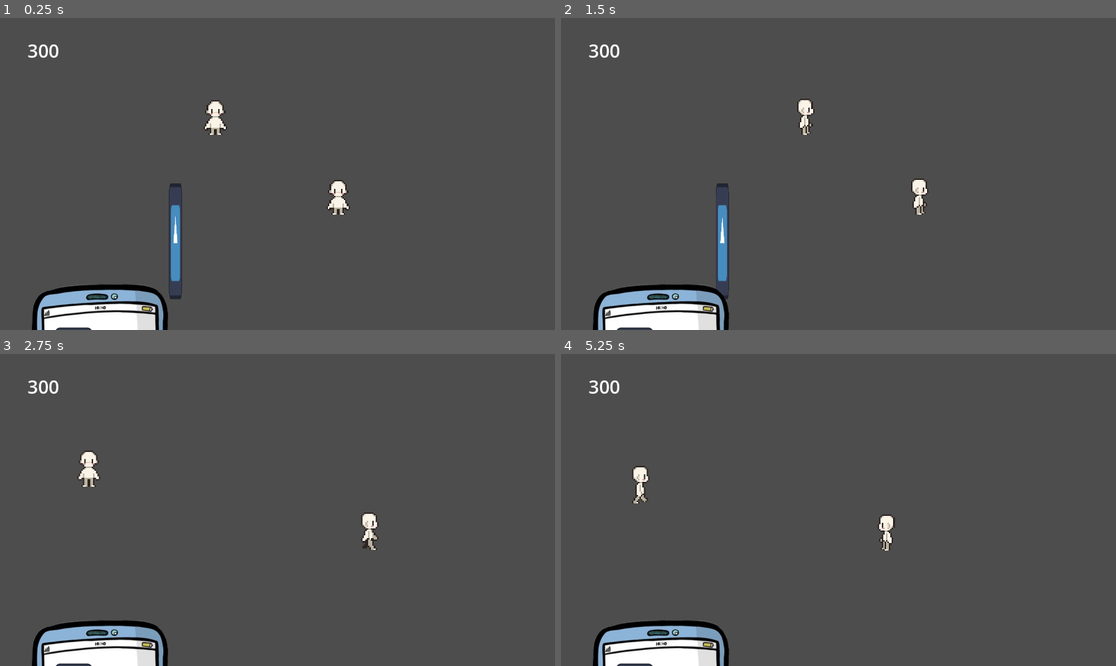
Above: before the commit, frames 1-4 (two rows, left to right).
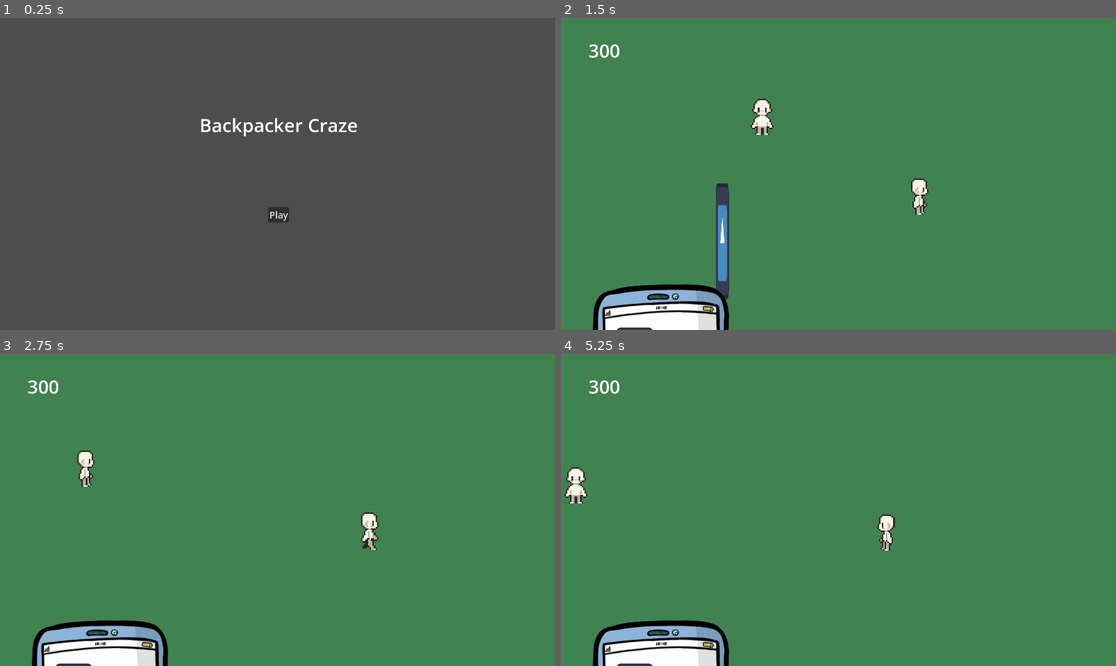
Above: after the commit, the same moments.

Repository: GiFlorin/backpacker-craze
Game: Godot game, scene res://Assets/UI/main_menu.tscn
The game is run twice, just before and just after one commit, with the same random seed, the same clock (stepped at 60 frames per second) and the same inputs. Before the commit the project starts from res://Assets/Features/Destinations/tests/du_1.tscn. The engine's default icon, where the game draws it, is replaced by a stand-in: a white triangle on a blue panel in a dark square.
Inputs (mouse positions are in pixels of both pictures, inside the frame that each line leads up to):
- Up to frame 1 (0.25 s): no input
- Up to frame 2 (1.5 s): click (838, 214) at 0.5 s, where only the run after the commit has a clickable "Play"; move the mouse to (960, 158) at 1.27 s; hold D (Right) from 1.28 s (still down); tap E (Interaction) at 1.35 s
- Up to frame 3 (2.75 s): keep holding D (Right); tap Up (Up) at 1.52, 2.27 s; move the mouse to (166, 525) at 2.02 s; tap E (Interaction) at 2.1 s
- Up to frame 4 (5.25 s): move the mouse to (894, 441) at 2.77 s; release D (Right) at 2.78 s; hold A (Left) 2.78-3.53 s; hold Ctrl (Run) 2.78-3.53 s; tap E (Interaction) at 3.05, 3.6, 4.35 s; move the mouse to (810, 572) at 3.52 s; hold D (Right) 3.53-5.03 s; tap Up (Up) at 3.77, 4.52 s; move the mouse to (1005, 556) at 4.27 s; move the mouse to (672, 463) at 5.02 s; hold A (Left) from 5.03 s (still down); tap Ctrl (Run) at 5.1 s

The runs differ from the first frame. In frame 1, 5.1% of the frame differs, in the area x 5-65%, y 8-100%; in frame 2, 95%; in frame 3, 96%; in frame 4, 96%, in the area x 0-100%, y 0-100%.

Commit message:
small talk npc feature and clouds transition

Diff:
--- a/Assets/Core/game_manager/game_manager.gd
+++ b/Assets/Core/game_manager/game_manager.gd
@@ -9,4 +9,7 @@
 var previous_scene: String = ""
 var player_position: Vector2 = Vector2.ZERO
 
-# NPC relationship levels
+# NPC relationship levels 0-3
+var test_npc_rel: int = 0
+
+# jobs and tasks complete
--- /dev/null
+++ b/Assets/Core/map/destinations.gd
@@ -0,0 +1,11 @@
+extends Node2D
+
+
+# Called when the node enters the scene tree for the first time.
+func _ready() -> void:
+	pass # Replace with function body.
+
+
+# Called every frame. 'delta' is the elapsed time since the previous frame.
+func _process(delta: float) -> void:
+	pass
--- a/Assets/Core/map/map_scene.tscn
+++ b/Assets/Core/map/map_scene.tscn
@@ -1,6 +1,7 @@
 [gd_scene format=3 uid="uid://bveo842epkipk"]
 
 [ext_resource type="Texture2D" uid="uid://bf2x7uxb7f5yx" path="res://Assets/Core/map/comon-worldmap.jpg" id="1_c520u"]
+[ext_resource type="Script" uid="uid://cm6fuju7bxad5" path="res://Assets/Core/map/destinations.gd" id="2_k2vqb"]
 [ext_resource type="Texture2D" uid="uid://7q8nimwtc8d4" path="res://Assets/Shared/icon.svg" id="2_ujw0f"]
 [ext_resource type="Texture2D" uid="uid://dylf6buecphv2" path="res://Assets/Features/Player/top-down/16x32 All Animations-Sheet.png" id="3_nkmo8"]
 [ext_resource type="Script" uid="uid://entquc32ol3h" path="res://Assets/Core/map/go_back_button.gd" id="4_nkmo8"]
@@ -25,6 +26,7 @@
 points = PackedVector2Array(103, -222, -1197, -64)
 
 [node name="destinations" type="Node2D" parent="." unique_id=1620455962]
+script = ExtResource("2_k2vqb")
 
 [node name="Dest1" type="TextureButton" parent="destinations" unique_id=1428860303]
 offset_left = 153.0
--- a/Assets/Core/scene_transition/scene_transition.gd
+++ b/Assets/Core/scene_transition/scene_transition.gd
@@ -1,7 +1,22 @@
 extends CanvasLayer
 
-func change_scene(target: String) -> void:
+func change_scene(target: String, animation: String = 'dissolve') -> void:
+	match animation:
+		'dissolve':
+			dissolve_transition(target)
+		'clouds':
+			clouds_transition(target)
+		_:
+			get_tree().change_scene_to_file(target)
+
+func dissolve_transition(target: String):
 	$AnimationPlayer.play("dissolve")
 	await $AnimationPlayer.animation_finished
 	get_tree().change_scene_to_file(target)
 	$AnimationPlayer.play_backwards("dissolve")
+
+func clouds_transition(target: String):
+	$AnimationPlayer.play("clouds_in")
+	await $AnimationPlayer.animation_finished
+	get_tree().change_scene_to_file(target)
+	$AnimationPlayer.play("clouds_out")
--- a/Assets/Core/scene_transition/scene_transition.tscn
+++ b/Assets/Core/scene_transition/scene_transition.tscn
@@ -1,6 +1,8 @@
 [gd_scene format=3 uid="uid://x4ksrb34p7a1"]
 
 [ext_resource type="Script" uid="uid://je7lonerrpo0" path="res://Assets/Core/scene_transition/scene_transition.gd" id="1_fn0bf"]
+[ext_resource type="Texture2D" uid="uid://cud7d3cx385n1" path="res://Assets/Core/scene_transition/cloud.png" id="2_bxdlu"]
+[ext_resource type="Texture2D" uid="uid://l4vycv0ksfxh" path="res://Assets/Core/scene_transition/transition_screen.png" id="3_gfdh2"]
 
 [sub_resource type="Animation" id="Animation_jovso"]
 resource_name = "RESET"
@@ -16,6 +18,50 @@
 "transitions": PackedFloat32Array(1),
 "update": 0,
 "values": [Color(1, 1, 1, 0)]
+}
+tracks/1/type = "value"
+tracks/1/imported = false
+tracks/1/enabled = true
+tracks/1/path = NodePath("clouds:position")
+tracks/1/interp = 1
+tracks/1/loop_wrap = true
+tracks/1/keys = {
+"times": PackedFloat32Array(0),
+"transitions": PackedFloat32Array(1),
+"update": 0,
+"values": [Vector2(0, 0)]
+}
+
+[sub_resource type="Animation" id="Animation_bptj3"]
+resource_name = "clouds_in"
+length = 0.3
+tracks/0/type = "value"
+tracks/0/imported = false
+tracks/0/enabled = true
+tracks/0/path = NodePath("clouds:position")
+tracks/0/interp = 1
+tracks/0/loop_wrap = true
+tracks/0/keys = {
+"times": PackedFloat32Array(0, 0.3),
+"transitions": PackedFloat32Array(1, 1),
+"update": 0,
+"values": [Vector2(0, 0), Vector2(0, 1543)]
+}
+
+[sub_resource type="Animation" id="Animation_nvp6p"]
+resource_name = "clouds_out"
+length = 0.3
+tracks/0/type = "value"
+tracks/0/imported = false
+tracks/0/enabled = true
+tracks/0/path = NodePath("clouds:position")
+tracks/0/interp = 1
+tracks/0/loop_wrap = true
+tracks/0/keys = {
+"times": PackedFloat32Array(0, 0.3),
+"transitions": PackedFloat32Array(1, 1),
+"update": 0,
+"values": [Vector2(0, 1543), Vector2(0, 3259)]
 }
 
 [sub_resource type="Animation" id="Animation_d0330"]
@@ -37,6 +83,8 @@
 [sub_resource type="AnimationLibrary" id="AnimationLibrary_qntqn"]
 _data = {
 &"RESET": SubResource("Animation_jovso"),
+&"clouds_in": SubResource("Animation_bptj3"),
+&"clouds_out": SubResource("Animation_nvp6p"),
 &"dissolve": SubResource("Animation_d0330")
 }
 
@@ -57,3 +105,42 @@
 
 [node name="AnimationPlayer" type="AnimationPlayer" parent="." unique_id=1530656843]
 libraries/ = SubResource("AnimationLibrary_qntqn")
+
+[node name="clouds" type="Node2D" parent="." unique_id=2129251046]
+
+[node name="Cloud" type="Sprite2D" parent="clouds" unique_id=1785359948]
+position = Vector2(1126, -360)
+scale = Vector2(2, 2)
+texture = ExtResource("2_bxdlu")
+
+[node name="TransitionScreen" type="Sprite2D" parent="clouds" unique_id=521131384]
+position = Vector2(957.00006, -975)
+scale = Vector2(3, 3)
+texture = ExtResource("3_gfdh2")
+
+[node name="Cloud2" type="Sprite2D" parent="clouds" unique_id=1849925957]
+position = Vector2(1384, -169)
+texture = ExtResource("2_bxdlu")
+
+[node name="Cloud3" type="Sprite2D" parent="clouds" unique_id=699830126]
+position = Vector2(257, -248)
+scale = Vector2(2.5, 2.5)
+texture = ExtResource("2_bxdlu")
+
+[node name="Cloud4" type="Sprite2D" parent="clouds" unique_id=364946457]
+position = Vector2(470, -271)
+texture = ExtResource("2_bxdlu")
+
+[node name="Cloud5" type="Sprite2D" parent="clouds" unique_id=582861371]
+position = Vector2(351, -1832)
+texture = ExtResource("2_bxdlu")
+
+[node name="Cloud6" type="Sprite2D" parent="clouds" unique_id=1982003326]
+position = Vector2(1170, -1950)
+scale = Vector2(3, 3)
+texture = ExtResource("2_bxdlu")
+
+[node name="Cloud7" type="Sprite2D" parent="clouds" unique_id=1129322620]
+position = Vector2(1297, -1777)
+scale = Vector2(2, 2)
+texture = ExtResource("2_bxdlu")
--- a/Assets/Features/Destinations/tests/du_1.tscn
+++ b/Assets/Features/Destinations/tests/du_1.tscn
@@ -4,13 +4,25 @@
 [ext_resource type="PackedScene" uid="uid://cfw8yi70insj3" path="res://Assets/Features/Player/top-down/player_top_down.tscn" id="3_34r65"]
 [ext_resource type="PackedScene" uid="uid://c05w6fpga42ua" path="res://Assets/Features/NPCs/test_NPC/test_NPC.tscn" id="4_koavb"]
 [ext_resource type="Texture2D" uid="uid://7q8nimwtc8d4" path="res://Assets/Shared/icon.svg" id="4_wcbp4"]
+[ext_resource type="AudioStream" uid="uid://d1iyohvh2s85n" path="res://Assets/Shared/Entombed in Frost ver.5 test.wav" id="5_jrfnj"]
 
 [node name="du_1" type="Node2D" unique_id=1763371090]
+
+[node name="ColorRect" type="ColorRect" parent="." unique_id=1545888146]
+z_index = -1
+offset_left = -4870.0
+offset_top = -4955.0
+offset_right = 7542.0
+offset_bottom = 3964.0
+color = Color(0.25434595, 0.5094617, 0.3175112, 1)
 
 [node name="GUI" parent="." unique_id=1760749710 instance=ExtResource("2_jrfnj")]
 
 [node name="y-sort" type="Node2D" parent="." unique_id=1620348064]
 y_sort_enabled = true
+
+[node name="TestNpc" parent="y-sort" unique_id=56760943 instance=ExtResource("4_koavb")]
+position = Vector2(-215, -149)
 
 [node name="player_top_down" parent="y-sort" unique_id=409976025 instance=ExtResource("3_34r65")]
 position = Vector2(210, 127)
@@ -25,5 +37,6 @@
 texture = ExtResource("4_wcbp4")
 offset = Vector2(2.7953491, -64.01081)
 
-[node name="TestNpc" parent="." unique_id=56760943 instance=ExtResource("4_koavb")]
-position = Vector2(-215, -149)
+[node name="AudioStreamPlayer" type="AudioStreamPlayer2D" parent="." unique_id=754420329]
+stream = ExtResource("5_jrfnj")
+autoplay = true
--- /dev/null
+++ b/Assets/Features/Dialogue_scenes/dialogue_scene.tscn
@@ -0,0 +1,49 @@
+[gd_scene format=3 uid="uid://ctti1ly30v3p6"]
+
+[ext_resource type="Texture2D" uid="uid://7q8nimwtc8d4" path="res://Assets/Shared/icon.svg" id="1_gbyjl"]
+
+[node name="dialogue_scene" type="Control" unique_id=2140424657]
+layout_mode = 3
+anchors_preset = 0
+
+[node name="backgrounds" type="Node2D" parent="." unique_id=24608802]
+
+[node name="player_sprite" type="Node2D" parent="." unique_id=1117874436]
+
+[node name="npc_sprite" type="Node2D" parent="." unique_id=1349788039]
+
+[node name="dialogue_box" type="Control" parent="." unique_id=2116486727]
+anchors_preset = 0
+offset_right = 40.0
+offset_bottom = 40.0
+
+[node name="NinePatchRect" type="NinePatchRect" parent="dialogue_box" unique_id=2108500493]
+layout_mode = 0
+offset_left = -902.0
+offset_top = 114.0
+offset_right = 906.0
+offset_bottom = 491.0
+texture = ExtResource("1_gbyjl")
+
+[node name="name" type="RichTextLabel" parent="dialogue_box/NinePatchRect" unique_id=492383467]
+layout_mode = 1
+anchors_preset = -1
+anchor_right = 0.034
+anchor_bottom = 0.053000003
+offset_left = 87.0
+offset_top = 11.0
+offset_right = 342.52798
+offset_bottom = 96.019
+theme_override_font_sizes/normal_font_size = 64
+text = "name"
+
+[node name="text" type="RichTextLabel" parent="dialogue_box/NinePatchRect" unique_id=1131128038]
+layout_mode = 0
+offset_left = 89.0
+offset_top = 97.0
+offset_right = 223.0
+offset_bottom = 185.0
+theme_override_font_sizes/normal_font_size = 32
+text = "hello!"
+
+[node name="Camera2D" type="Camera2D" parent="." unique_id=932320669]
--- a/Assets/Features/NPCs/Dialogue/dialogue.tscn
+++ /dev/null
@@ -1,14 +0,0 @@
-[gd_scene format=3 uid="uid://8xfdssj8seon"]
-
-[node name="Dialogue" type="Control" unique_id=1369785993]
-layout_mode = 3
-anchors_preset = 15
-anchor_right = 1.0
-anchor_bottom = 1.0
-grow_horizontal = 2
-grow_vertical = 2
-
-[node name="NinePatchRect" type="NinePatchRect" parent="." unique_id=1302491801]
-layout_mode = 0
-offset_right = 40.0
-offset_bottom = 40.0
--- /dev/null
+++ b/Assets/Features/NPCs/Dialogue/dialogue_options.gd
@@ -0,0 +1,10 @@
+extends Node
+
+var texts = ["Hello!!",
+	"Good Morning!",
+	"How are you?"
+]
+
+func choose_text():
+	texts.shuffle()
+	return texts.front()
--- /dev/null
+++ b/Assets/Features/NPCs/Dialogue/small_dialogue.gd
@@ -0,0 +1,18 @@
+extends Control
+@onready var text_label: RichTextLabel = $NinePatchRect/RichTextLabel
+@onready var dialogue_options: Node = $dialogue_options
+
+# Called when the node enters the scene tree for the first time.
+func _ready() -> void:
+	visible = false
+
+# Called every frame. 'delta' is the elapsed time since the previous frame.
+func _process(delta: float) -> void:
+	pass
+
+func open_chat():
+	visible = true
+	text_label.text = dialogue_options.choose_text()
+
+func close_chat():
+	visible = false
--- /dev/null
+++ b/Assets/Features/NPCs/Dialogue/small_dialogue.tscn
@@ -0,0 +1,35 @@
+[gd_scene format=3 uid="uid://8xfdssj8seon"]
+
+[ext_resource type="Script" uid="uid://ctliftpkyv2cl" path="res://Assets/Features/NPCs/Dialogue/dialogue_options.gd" id="1_dygic"]
+[ext_resource type="Script" uid="uid://cb03l346jnltk" path="res://Assets/Features/NPCs/Dialogue/small_dialogue.gd" id="1_htyfg"]
+[ext_resource type="Texture2D" uid="uid://7q8nimwtc8d4" path="res://Assets/Shared/icon.svg" id="1_nfkxm"]
+
+[node name="Dialogue" type="Control" unique_id=1369785993]
+layout_mode = 3
+anchors_preset = 15
+anchor_right = 1.0
+anchor_bottom = 1.0
+grow_horizontal = 2
+grow_vertical = 2
+script = ExtResource("1_htyfg")
+
+[node name="NinePatchRect" type="NinePatchRect" parent="." unique_id=1302491801]
+layout_mode = 0
+offset_left = -97.0
+offset_top = -99.0
+offset_right = 101.0
+offset_bottom = -5.0
+texture = ExtResource("1_nfkxm")
+
+[node name="RichTextLabel" type="RichTextLabel" parent="NinePatchRect" unique_id=1529801288]
+layout_mode = 1
+anchors_preset = -1
+anchor_right = 0.101
+offset_left = 20.0
+offset_top = 14.0
+offset_right = 161.002
+offset_bottom = 83.0
+text = "text text text"
+
+[node name="dialogue_options" type="Node" parent="." unique_id=622021927]
+script = ExtResource("1_dygic")
--- a/Assets/Features/NPCs/test_NPC/test_NPC.tscn
+++ b/Assets/Features/NPCs/test_NPC/test_NPC.tscn
@@ -2,6 +2,7 @@
 
 [ext_resource type="Texture2D" uid="uid://dylf6buecphv2" path="res://Assets/Features/Player/top-down/16x32 All Animations-Sheet.png" id="1_7h0l3"]
 [ext_resource type="Script" uid="uid://c7bus7cn577hl" path="res://Assets/Features/NPCs/test_NPC/test_npc.gd" id="1_7l48l"]
+[ext_resource type="PackedScene" uid="uid://8xfdssj8seon" path="res://Assets/Features/NPCs/Dialogue/small_dialogue.tscn" id="3_f6hga"]
 
 [sub_resource type="AtlasTexture" id="AtlasTexture_kuldf"]
 atlas = ExtResource("1_7h0l3")
@@ -202,7 +203,7 @@
 height = 96.0
 
 [sub_resource type="CircleShape2D" id="CircleShape2D_l26g2"]
-radius = 136.29747
+radius = 163.0276
 
 [node name="TestNpc" type="CharacterBody2D" unique_id=56760943]
 script = ExtResource("1_7l48l")
@@ -227,6 +228,23 @@
 [node name="Timer" type="Timer" parent="." unique_id=1030227786]
 autostart = true
 
+[node name="Dialogue" parent="." unique_id=1369785993 instance=ExtResource("3_f6hga")]
+offset_top = -119.0
+offset_bottom = -119.0
+
+[node name="interactable_icon" type="ColorRect" parent="." unique_id=517379918]
+offset_left = -20.0
+offset_top = -164.0
+offset_right = 20.0
+offset_bottom = -124.0
+
+[node name="important_icon" type="ColorRect" parent="." unique_id=1343260083]
+offset_left = -20.0
+offset_top = -164.0
+offset_right = 20.0
+offset_bottom = -124.0
+color = Color(0.8879659, 0.3343143, 0.23251805, 1)
+
 [connection signal="body_entered" from="chat_detection_area" to="." method="_on_chat_detection_area_body_entered"]
 [connection signal="body_exited" from="chat_detection_area" to="." method="_on_chat_detection_area_body_exited"]
 [connection signal="timeout" from="Timer" to="." method="_on_timer_timeout"]
--- a/Assets/Features/NPCs/test_NPC/test_npc.gd
+++ b/Assets/Features/NPCs/test_NPC/test_npc.gd
@@ -1,5 +1,6 @@
 extends CharacterBody2D
 @onready var animated_sprite: AnimatedSprite2D = $AnimatedSprite
+@onready var interactable_icon: ColorRect = $interactable_icon
 
 const speed = 300
 var cur_state = IDLE
@@ -13,6 +14,8 @@
 var player
 var player_in_chat_zone
 
+var dialogue_scene_pending = false
+
 enum {
 	IDLE,
 	NEW_DIR,
@@ -22,8 +25,13 @@
 func _ready():
 	randomize()
 	start_pos = position
+	interactable_icon.visible = false
 
 func _process(delta):
+	if dialogue_scene_pending:
+		$important_icon.visible = true
+	else:
+		$important_icon.visible = false
 	if cur_state == 0 or cur_state == 1:
 		animated_sprite.play("idle_front")
 		animated_sprite.flip_h = false
@@ -52,7 +60,8 @@
 				move(delta)
 
 	if Input.is_action_just_pressed("Interaction") and player_in_chat_zone:
-		print("chatting with npc")
+		$Dialogue.open_chat()
+		interactable_icon.visible = false
 		is_roaming = false
 		is_chatting = true
 		animated_sprite.play("idle_front")
@@ -70,10 +79,13 @@
 	if body.is_in_group("Player"):
 		player = body
 		player_in_chat_zone = true
+		interactable_icon.visible = true
 
 func _on_chat_detection_area_body_exited(body: Node2D) -> void:
 	if body.is_in_group("Player"):
 		player_in_chat_zone = false
+		$Dialogue.close_chat()
+		interactable_icon.visible = false
 
 func _on_timer_timeout() -> void:
 	$Timer.wait_time = choose([0.5, 1, 1.5])
--- a/Assets/UI/main_menu.tscn
+++ b/Assets/UI/main_menu.tscn
@@ -5,12 +5,12 @@
 [node name="MainMenu" type="Node2D" unique_id=906774019]
 
 [node name="Label" type="Label" parent="." unique_id=1735216619]
-offset_left = -101.0
-offset_top = -267.0
-offset_right = 81.0
-offset_bottom = -179.0
+offset_left = -270.0
+offset_top = -214.0
+offset_right = 277.0
+offset_bottom = -126.0
 theme_override_font_sizes/font_size = 64
-text = "Game"
+text = "Backpacker Craze"
 
 [node name="Camera2D" type="Camera2D" parent="." unique_id=718355671]
 
--- a/project.godot
+++ b/project.godot
@@ -15,7 +15,7 @@
 [application]
 
 config/name="Backpacker Craze"
-run/main_scene="uid://ju21ncpn3rae"
+run/main_scene="uid://ccsqyt075cbul"
 config/features=PackedStringArray("4.6", "GL Compatibility")
 config/icon="res://Assets/Shared/icon.svg"
 
Not shown, added: Assets/Core/map/destinations.gd.uid
Binary file added: Assets/Core/scene_transition/cloud.png
Not shown, added: Assets/Core/scene_transition/cloud.png.import
Binary file added: Assets/Core/scene_transition/transition_screen.png
Not shown, added: Assets/Core/scene_transition/transition_screen.png.import
Not shown, added: Assets/Features/NPCs/Dialogue/dialogue_options.gd.uid
Not shown, added: Assets/Features/NPCs/Dialogue/small_dialogue.gd.uid
Not shown, added: Assets/Shared/Entombed in Frost ver.5 test.wav.import
Not shown, added: Assets/Shared/Entombed in Frost ver.5 test.wav
